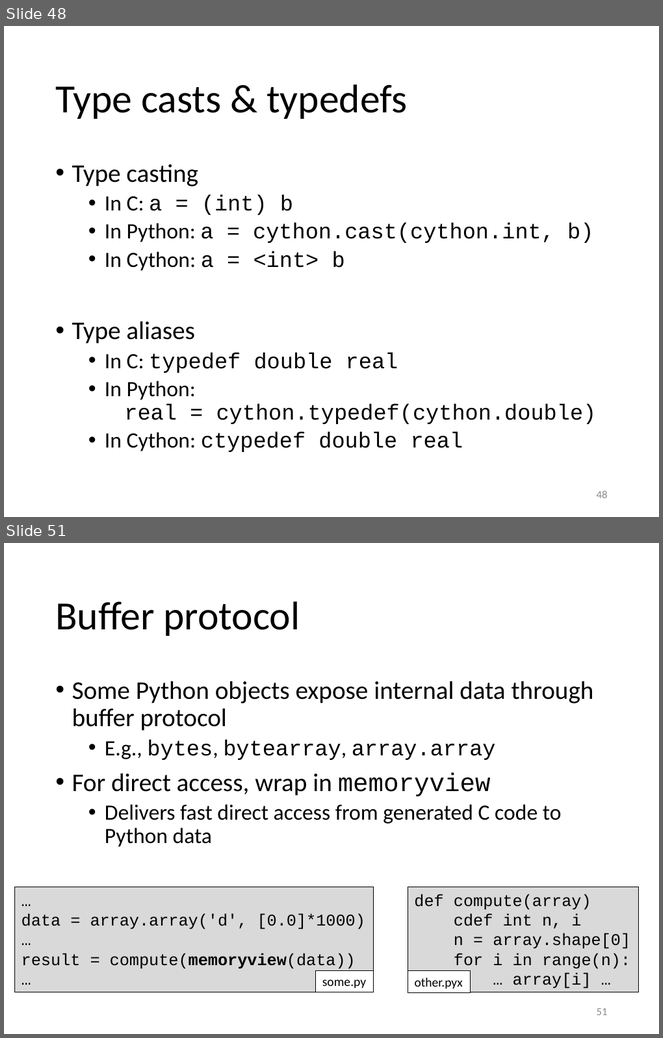
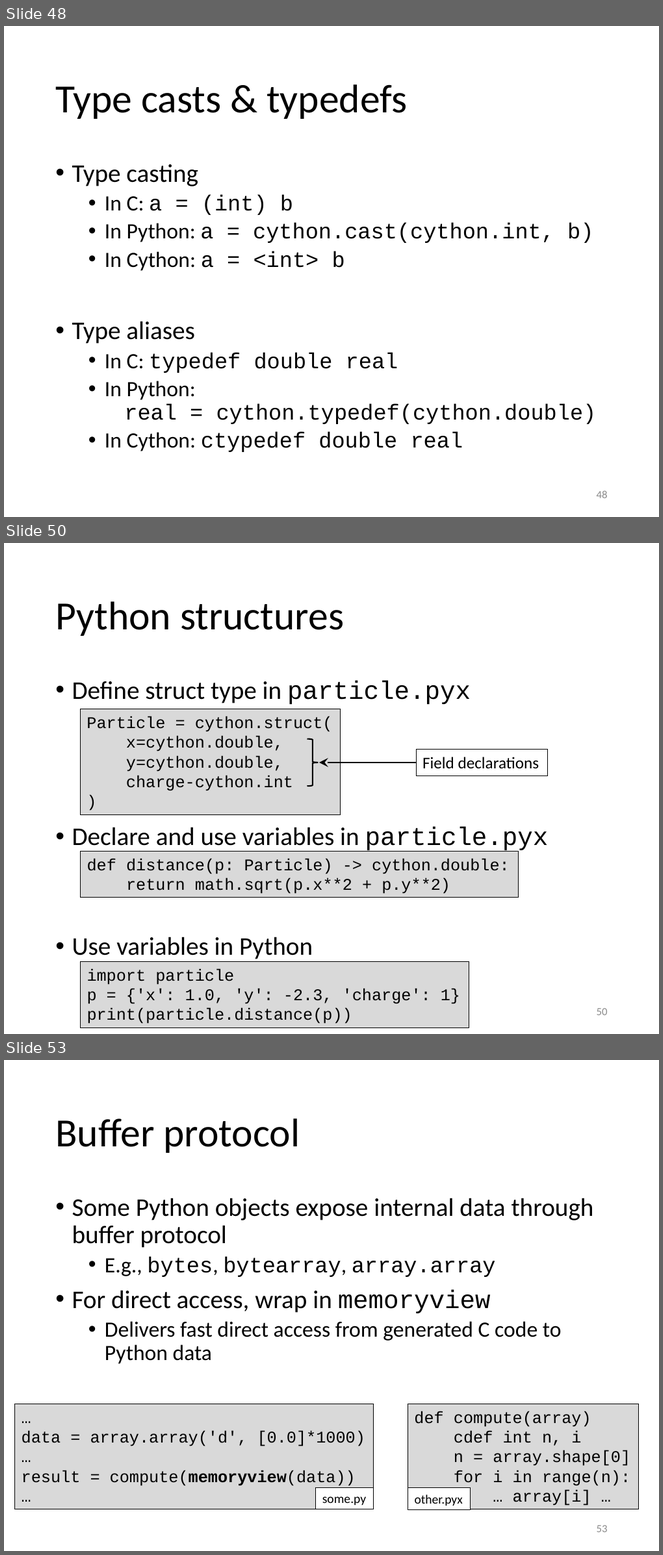
Before and after one commit to gjbex/Python-for-HPC, a slide deck: python_for_hpc.pptx. Shown one above the other, each under a label of ours: slides 48 and 51 before the commit, slides 48, 50 and 53 after it; the slides between them are not shown. The pictures are 663x1038 and 663x1555 pixels, drawn with LibreOffice and Linux fonts; fonts in the diff are those of the drawing. Boxes give left, top, right and bottom in pixels: in the first picture for what was removed or moved away, otherwise in the second. Text is boxed around its words. In the diff, an @@ line names an element or a change of style, - is before the commit and + after.

Commit message:
Add pure Python syntax for Cython

```diff
--- a/python_for_hpc.pptx
+++ b/python_for_hpc.pptx
@@ slide 50 added at box(4, 543, 659, 1034), background #FFFFFF @@
@@ title added at box(55, 601, 344, 636), 44 pt, text #000000 @@
+Python structures
@@ text added at box(72, 681, 549, 960), 28 pt, text #000000 @@
+• Define struct type in particle.pyx
+• Declare and use variables in particle.pyx
+• Use variables in Python
@@ rectangle added at box(81, 709, 341, 815), fill #D9D9D9, outline #000000 0.75 pt, 18 pt, text #000000 @@
+Particle = cython.struct(
+x=cython.double,
+y=cython.double,
+charge-cython.int
+)
@@ right brace added at box(308, 739, 319, 786), outline #000000 1.5 pt @@
@@ rectangle added at box(416, 750, 547, 776), outline #000000 0.75 pt, 18 pt, text #000000 @@
+Field declarations
@@ arrow added from (416, 763) to (319, 763), #000000 1.5 pt @@
@@ rectangle added at box(81, 852, 518, 898), fill #D9D9D9, outline #000000 0.75 pt, 18 pt, text #000000 @@
+def distance(p: Particle) -> cython.double:
+return math.sqrt(p.x**2 + p.y**2)
@@ rectangle added at box(81, 962, 469, 1028), fill #D9D9D9, outline #000000 0.75 pt, 18 pt, text #000000 @@
+import particle
+p = {'x': 1.0, 'y': -2.3, 'charge': 1}
+print(particle.distance(p))
@@ page number added at box(597, 1008, 608, 1016), 12 pt, text #8C8C8C @@
+50
@@ what was slide 51 is now slide 53 @@
@@ page number at box(597, 1525, 608, 1533): text changed @@
-51
+53
```
Also in this commit, not shown: 5 slides changed, 1 other slide added.
